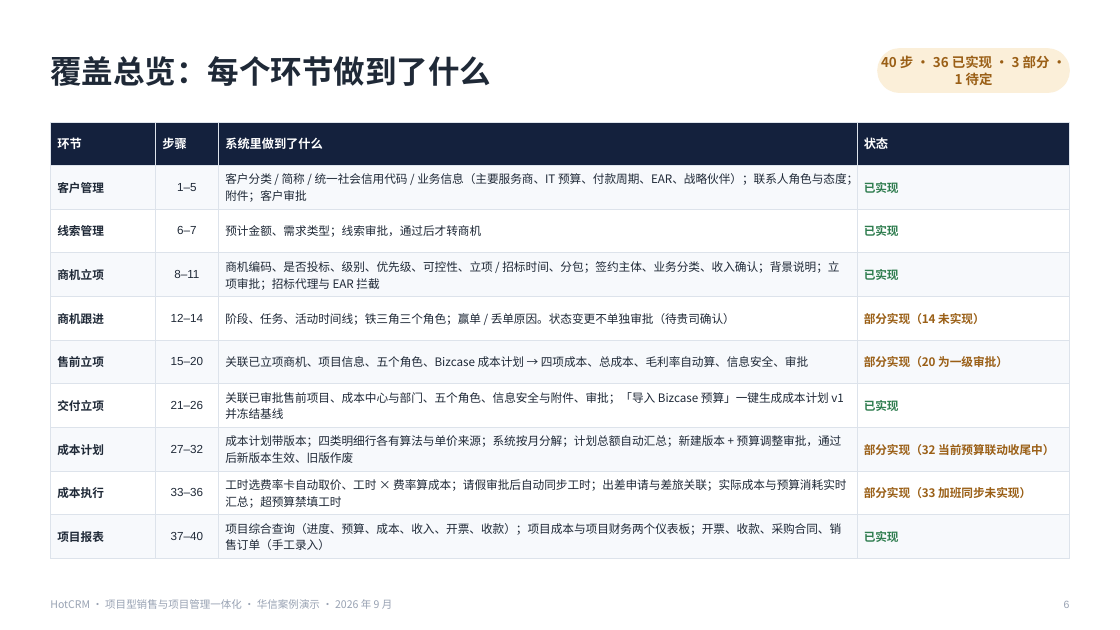
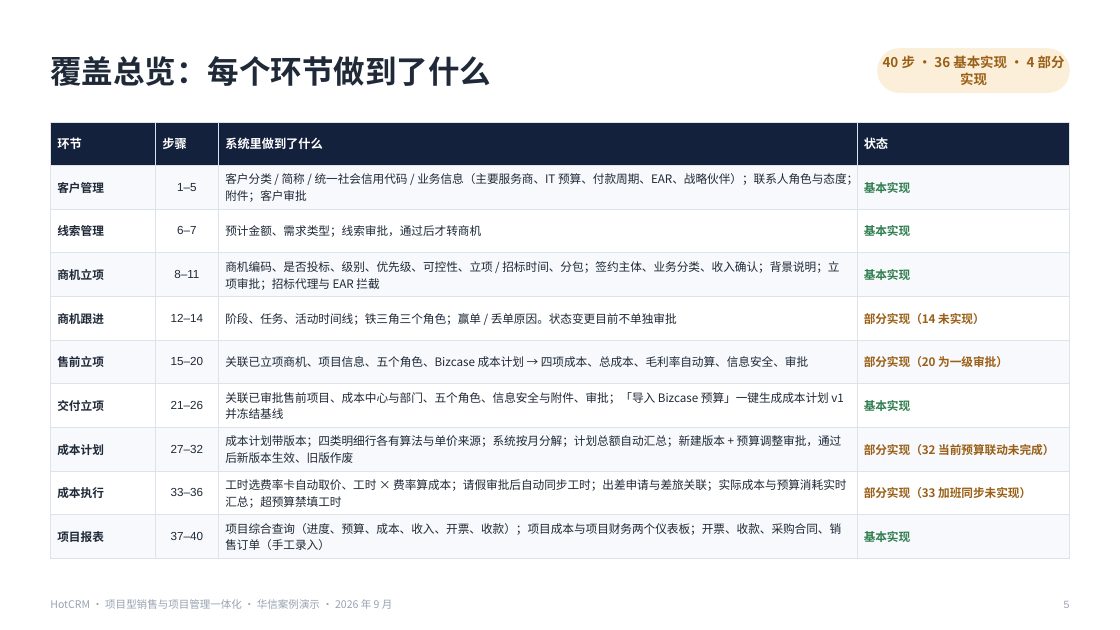
Before and after one commit to sunhaolin/hotcrm, a slide deck: slide 5 of docs/demo/psa-presales/客户汇报-华信案例.pptx (slide 6 before the commit). Drawn at 1120x630 pixels with LibreOffice and Linux fonts; fonts in the diff are those of the drawing. Boxes give left, top, right and bottom in pixels: in the first picture for what was removed or moved away, otherwise in the second. Text is boxed around its words. In the diff, an @@ line names an element or a change of style, - is before the commit and + after.

```diff
--- a/docs/demo/psa-presales/客户汇报-华信案例.pptx
+++ b/docs/demo/psa-presales/客户汇报-华信案例.pptx
@@ text at box(883, 53, 1065, 85): text changed @@
-40 步 · 36 已实现 · 3 部分 · 1 待定
+40 步 · 36 基本实现 · 4 部分实现
@@ table at box(50, 122, 1070, 554) @@
-row 2, column 4: 已实现
+row 2, column 4: 基本实现
-row 3, column 4: 已实现
+row 3, column 4: 基本实现
-row 4, column 4: 已实现
+row 4, column 4: 基本实现
-row 5, column 3: 阶段、任务、活动时间线；铁三角三个角色；赢单 / 丢单原因。状态变更不单独审批（待贵司确认）
+row 5, column 3: 阶段、任务、活动时间线；铁三角三个角色；赢单 / 丢单原因。状态变更目前不单独审批
-row 7, column 4: 已实现
+row 7, column 4: 基本实现
-row 8, column 4: 部分实现（32 当前预算联动收尾中）
+row 8, column 4: 部分实现（32 当前预算联动未完成）
-row 10, column 4: 已实现
+row 10, column 4: 基本实现
```
Also in this commit, not shown: 30 other slides changed, 1 slide removed, 2 other files.
